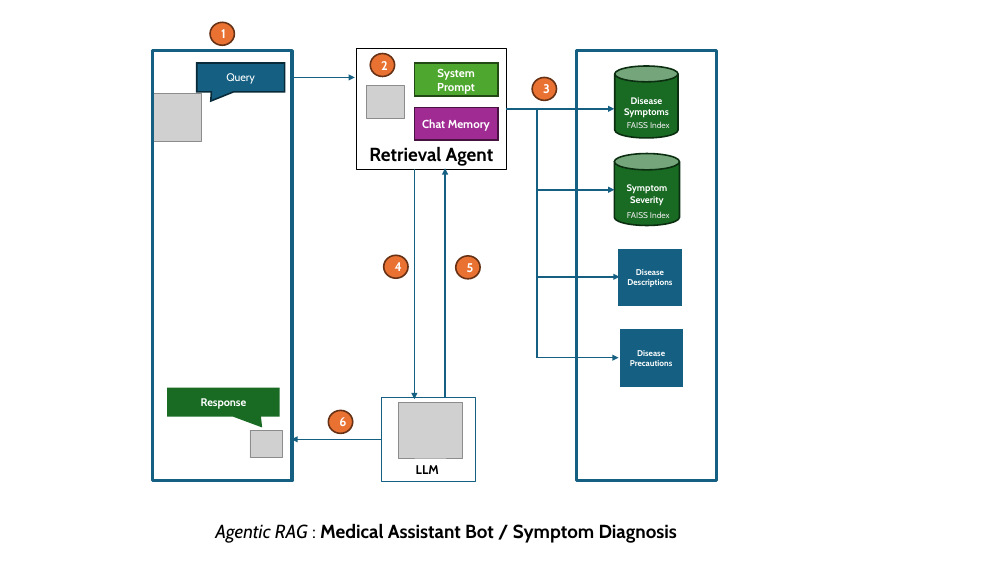
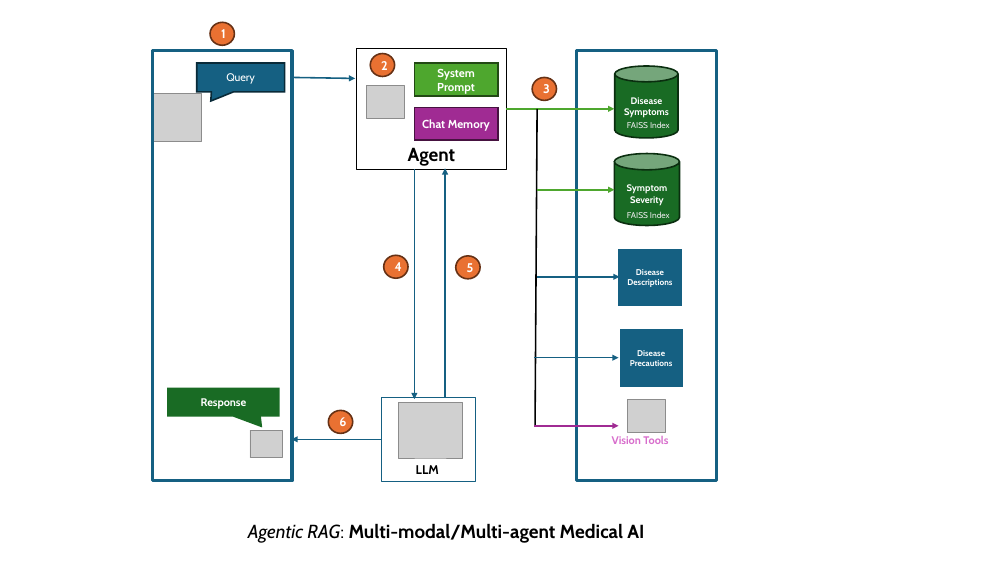
Before and after one commit to obibiifeanyi/medical-assistant-bot, a slide deck: slide 1 of docs/LayoutArchitecture.pptx. Drawn at 1008x567 pixels with LibreOffice and Linux fonts; fonts in the diff are those of the drawing; grey boxes stand for pictures. Boxes give left, top, right and bottom in pixels: in the first picture for what was removed or moved away, otherwise in the second. Text is boxed around its words. In the diff, an @@ line names an element or a change of style, - is before the commit and + after.

```diff
--- a/docs/LayoutArchitecture.pptx
+++ b/docs/LayoutArchitecture.pptx
@@ arrow (506, 109) - (615, 109): stroke #156082 1.5 pt to #4EA72E 1.5 pt @@
@@ line moved from (537, 109) - (537, 358) to (537, 109) - (535, 426) @@
@@ line (537, 109) - (535, 426): stroke #156082 1.5 pt to #000000 1.5 pt @@
@@ text in rectangle at (x1=408, y1=147, x2=456, y2=166): text changed @@
-Retrieval Agent
+Agent
@@ arrow (537, 190) - (615, 190): stroke #156082 1.5 pt to #4EA72E 1.5 pt @@
@@ picture added at (x1=628, y1=399, x2=666, y2=433) @@
@@ arrow added from (535, 426) to (619, 426), #A02B93 1.5 pt @@
@@ text added at (x1=612, y1=436, x2=668, y2=444), 10.5 pt, text #D86ECC, bold @@
+Vision Tools
@@ text at (x1=248, y1=523, x2=644, y2=543): text changed @@
-Agentic RAG : Medical Assistant Bot / Symptom Diagnosis
+Agentic RAG: Multi-modal/Multi-agent Medical AI
```
Also in this commit, not shown: 2 other files.
